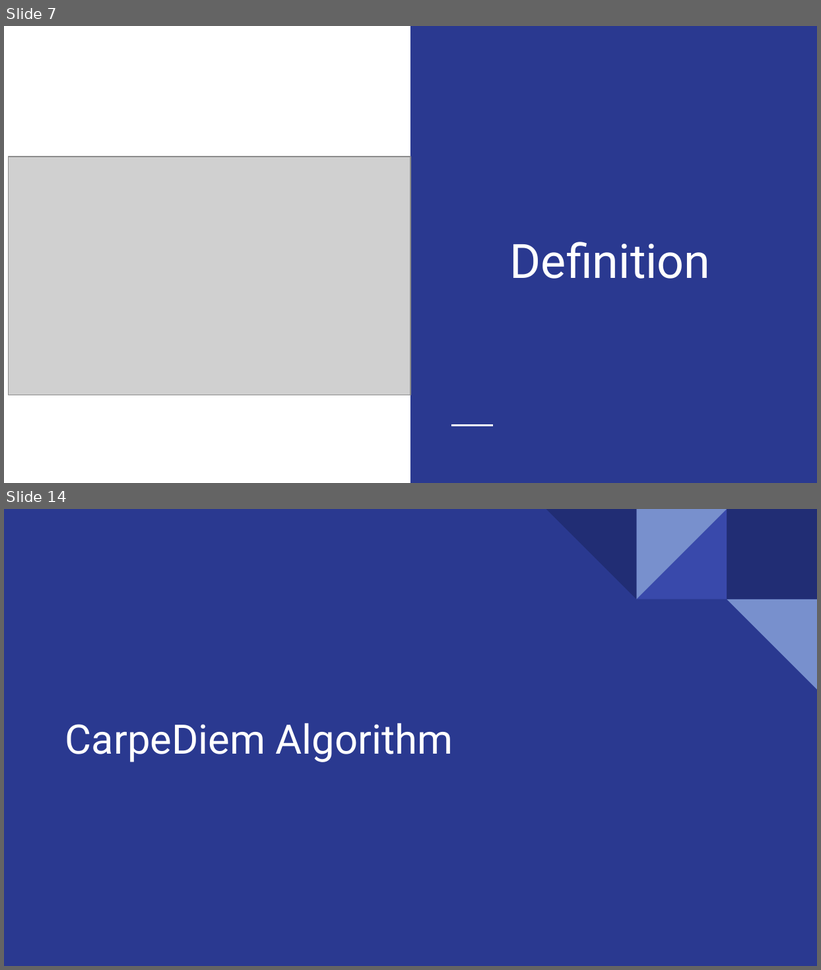
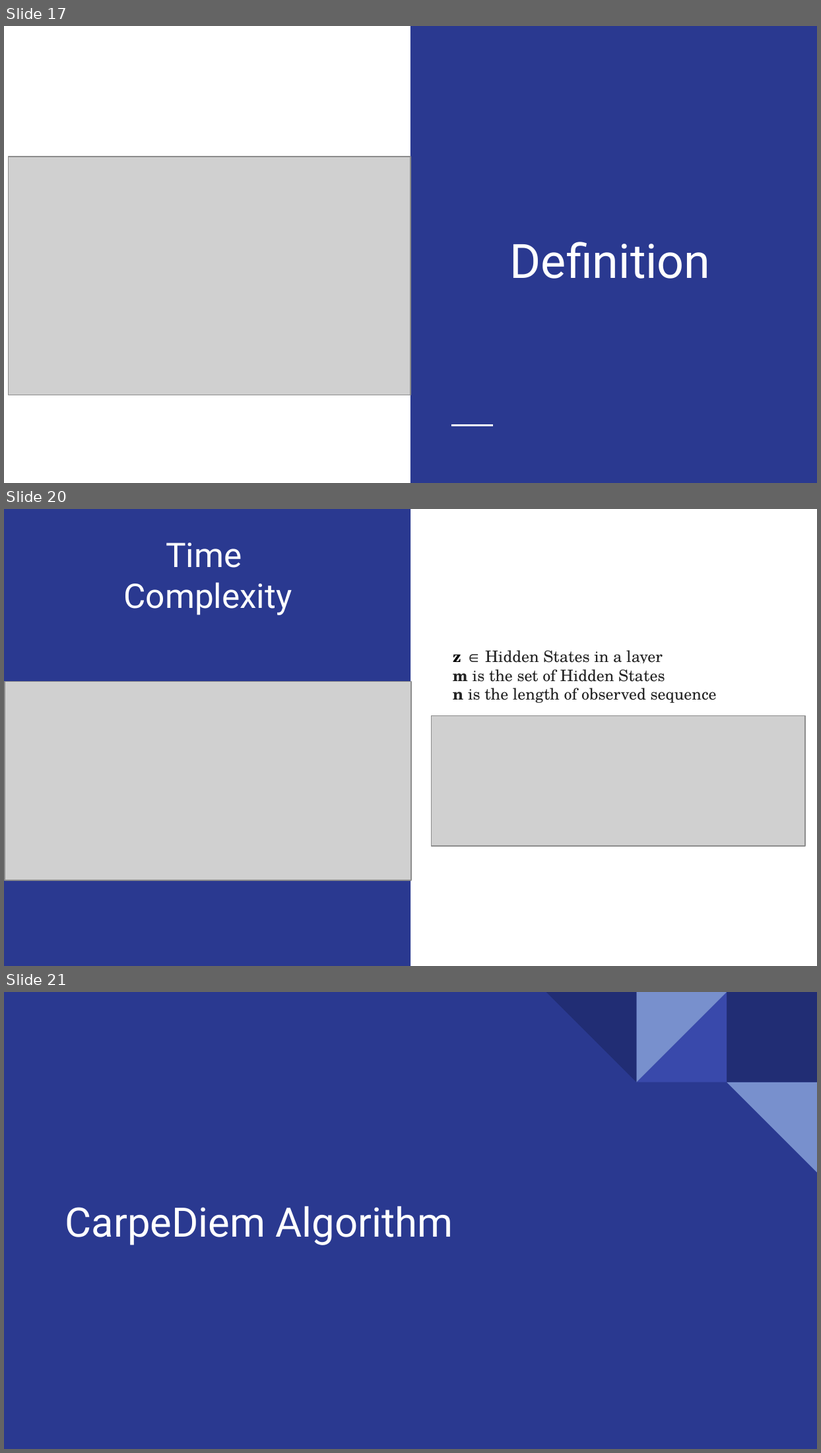
Before and after one commit to YasasviPeruvemba/DesignAndAnalysisOfAlgorithmsProject, a slide deck: CS254 Algo Project.pptx. Shown one above the other, each under a label of ours: slides 7 and 14 before the commit, slides 17, 20 and 21 after it; the slides between them are not shown. The pictures are 821x970 and 821x1453 pixels, drawn with LibreOffice and Linux fonts; fonts in the diff are those of the drawing; grey boxes stand for pictures. Boxes give left, top, right and bottom in pixels: in the first picture for what was removed or moved away, otherwise in the second. Text is boxed around its words. In the diff, an @@ line names an element or a change of style, - is before the commit and + after.

```diff
--- a/CS254 Algo Project.pptx
+++ b/CS254 Algo Project.pptx
@@ slide 20 added at bbox=[4, 509, 817, 966], background #FFFFFF; not listed: 1 template element that a slide beside it also shows @@
@@ rectangle added at bbox=[4, 509, 411, 966], fill #2A3990 @@
@@ text added at bbox=[124, 543, 292, 615], 30 pt, text #FFFFFF @@
+Time
+Complexity
@@ text added at bbox=[453, 650, 717, 703], 14 pt, text #222222 @@
+z ∈ Hidden States in a layer
+m is the set of Hidden States
+n is the length of observed sequence
@@ picture added at bbox=[5, 681, 411, 881] @@
@@ picture added at bbox=[432, 716, 806, 846] @@
@@ what was slide 7 is now slide 17 @@
@@ what was slide 14 is now slide 21 @@
```
Also in this commit, not shown: 8 slides changed, 16 other slides added, 2 slides removed.
